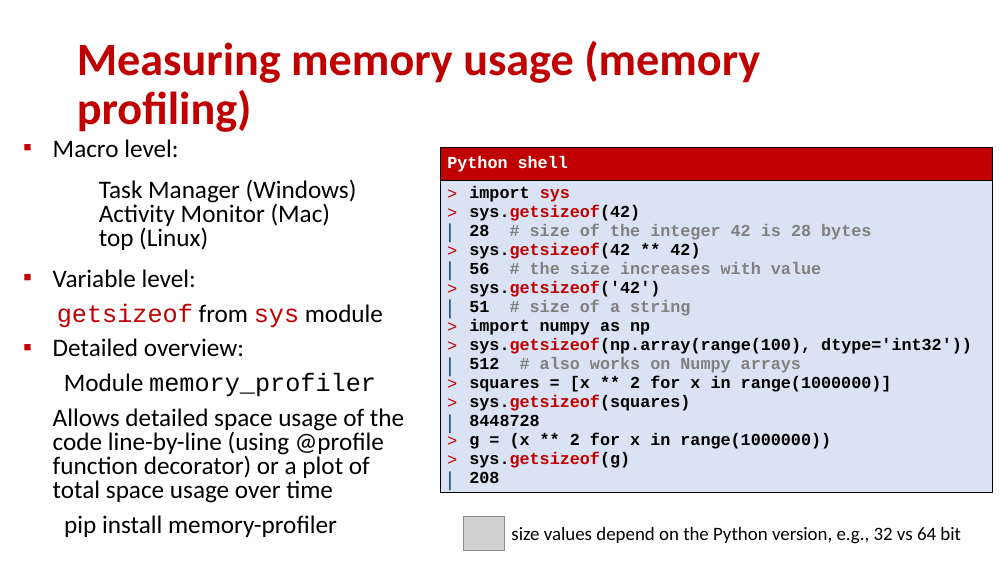
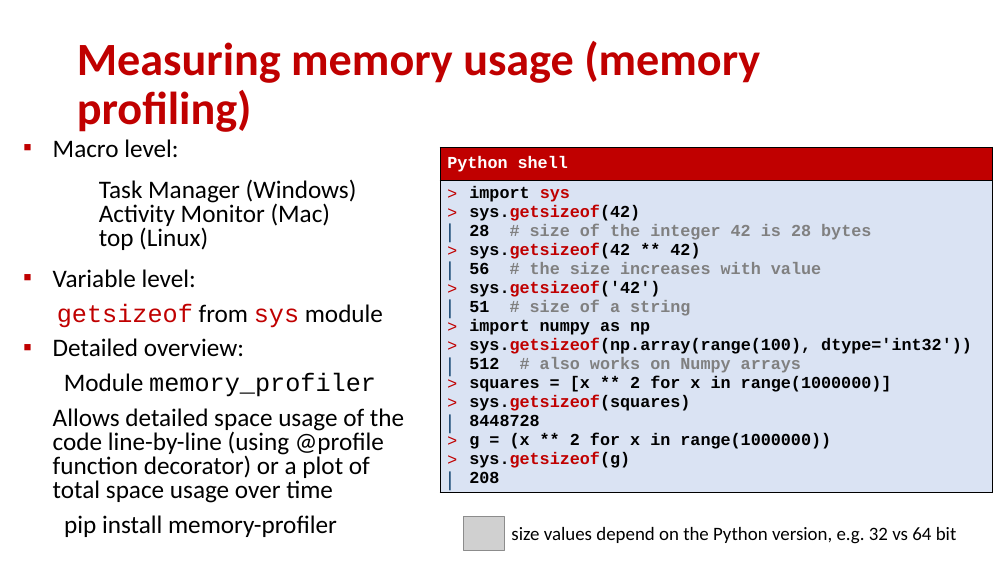
Before and after one commit to gsbrodal/gsbrodal.github.io, a slide deck: slide 30 of ipsa/slides/generator.pptx. Drawn at 1008x567 pixels with LibreOffice and Linux fonts; fonts in the diff are those of the drawing; grey boxes stand for pictures. Boxes give left, top, right and bottom in pixels: in the first picture for what was removed or moved away, otherwise in the second. Text is boxed around its words. In the diff, an @@ line names an element or a change of style, - is before the commit and + after.

```diff
--- a/ipsa/slides/generator.pptx
+++ b/ipsa/slides/generator.pptx
@@ text at box(511, 527, 957, 544): text changed @@
-size values depend on the Python version, e.g., 32 vs 64 bit
+size values depend on the Python version, e.g. 32 vs 64 bit
```
Also in this commit, not shown: 1 other slide changed, 12 other files.
